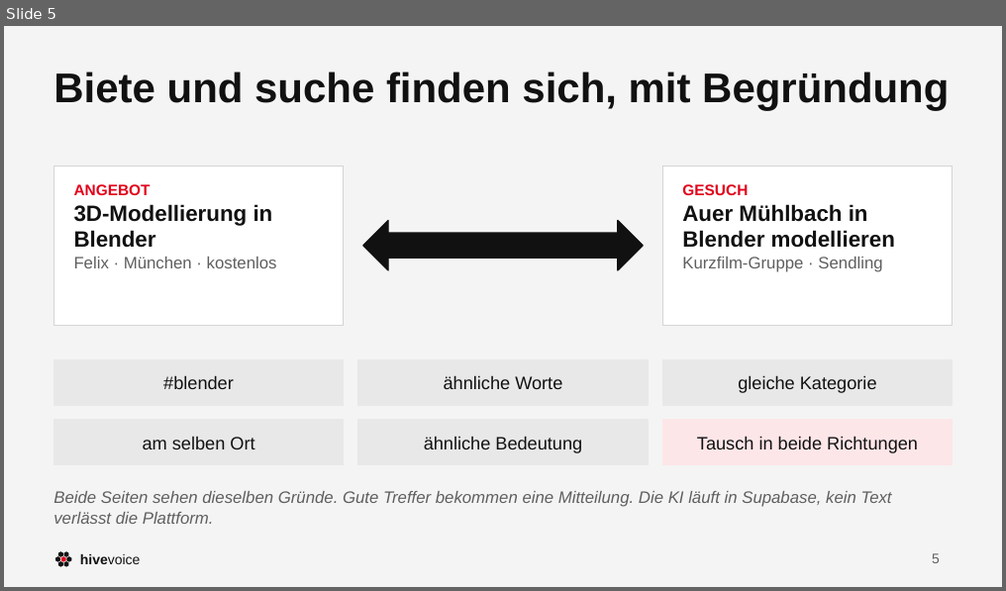
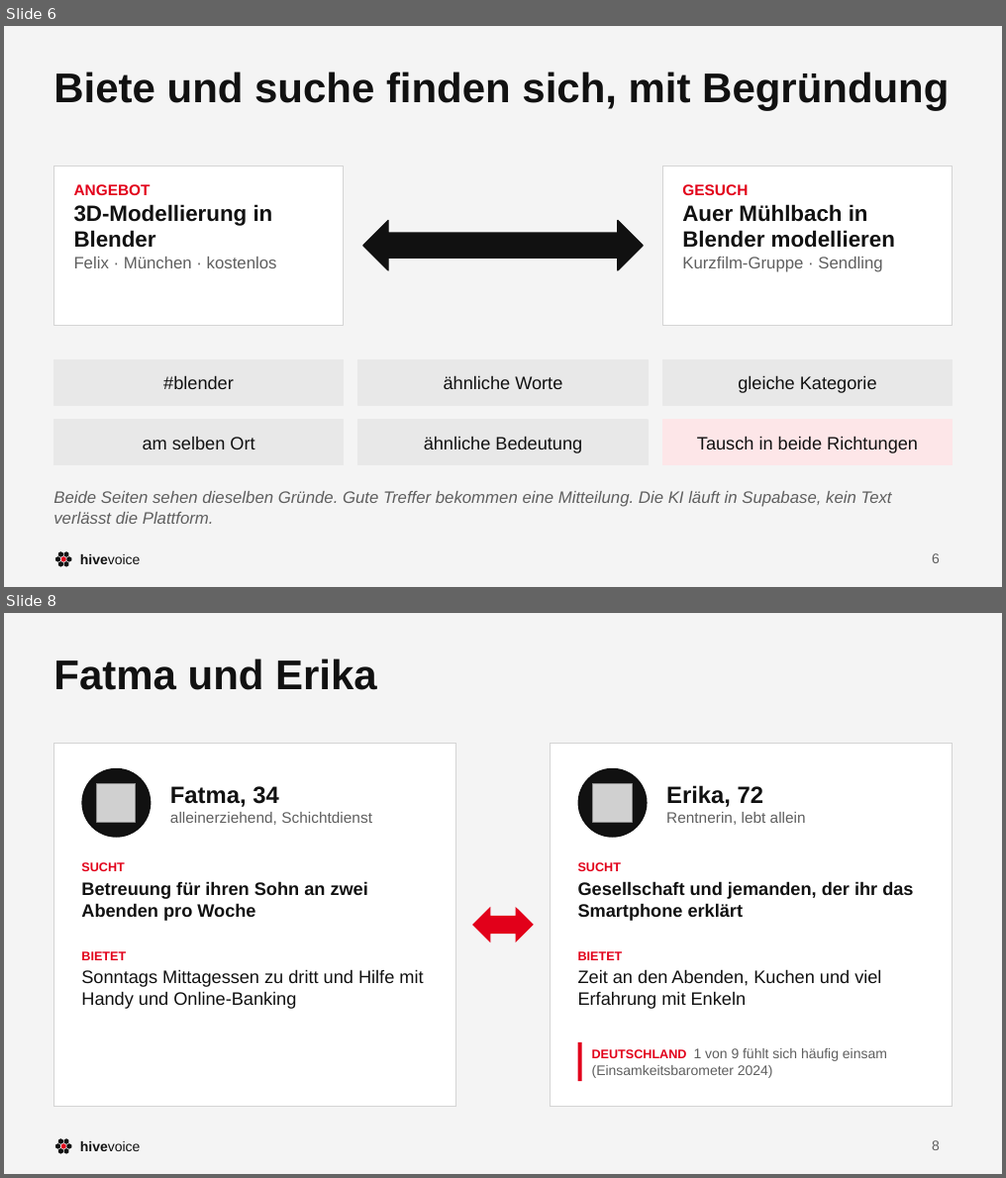
Before and after one commit to dafiiit/HiveVoice, a slide deck: docs/werbung/HiveVoice.pptx. Shown one above the other, each under a label of ours: slide 5 before the commit, slides 6 and 8 after it; the slides between them are not shown. The pictures are 1006x591 and 1006x1178 pixels, drawn with LibreOffice and Linux fonts; fonts in the diff are those of the drawing; grey boxes stand for pictures. Boxes give left, top, right and bottom in pixels: in the first picture for what was removed or moved away, otherwise in the second. Text is boxed around its words. In the diff, an @@ line names an element or a change of style, - is before the commit and + after.

```diff
--- a/docs/werbung/HiveVoice.pptx
+++ b/docs/werbung/HiveVoice.pptx
@@ slide 8 added at [4,613,1002,1174], background #F4F4F4; not listed: 8 template elements that a slide beside it also shows @@
@@ title added at [54,659,377,690], 30 pt, text #111111, bold @@
+Fatma und Erika
@@ rectangle added at [54,744,456,1107], fill #FFFFFF, outline #D4D4D4 0.75 pt @@
@@ rectangle added at [549,744,952,1107], fill #FFFFFF, outline #D4D4D4 0.75 pt @@
@@ ellipse added at [82,768,151,838], fill #111111 @@
@@ picture added at [97,783,136,823] @@
@@ text added at [170,786,372,825], 11 pt, text #5F5F5F @@
+Fatma, 34
+alleinerziehend, Schichtdienst
@@ ellipse added at [578,768,647,838], fill #111111 @@
@@ picture added at [593,783,632,823] @@
@@ text added at [666,785,806,825], 11 pt, text #5F5F5F @@
+Erika, 72
+Rentnerin, lebt allein
@@ text added at [81,862,368,921], 13 pt, text #111111, bold @@
+SUCHT
+Betreuung für ihren Sohn an zwei Abenden pro Woche
@@ text added at [578,862,913,921], 13 pt, text #111111, bold @@
+SUCHT
+Gesellschaft und jemanden, der ihr das Smartphone erklärt
@@ left right arrow added at [472,906,533,943], fill #E2001A @@
@@ text added at [81,952,423,1009], 13 pt, text #111111 @@
+BIETET
+Sonntags Mittagessen zu dritt und Hilfe mit Handy und Online-Banking
@@ text added at [578,952,881,1009], 13 pt, text #111111 @@
+BIETET
+Zeit an den Abenden, Kuchen und viel Erfahrung mit Enkeln
@@ rectangle added at [578,1043,582,1082], fill #E2001A @@
@@ text added at [592,1049,887,1078], 10 pt, text #5F5F5F @@
+DEUTSCHLAND 1 von 9 fühlt sich häufig einsam (Einsamkeitsbarometer 2024)
@@ page number added at [932,1141,940,1151], 10 pt, text #5F5F5F @@
+8
@@ what was slide 5 is now slide 6 @@
@@ page number at [932,554,940,564]: text changed @@
-5
+6
```
Also in this commit, not shown: 5 slides changed, 9 other slides added, 7 slides removed, 9 other files.
